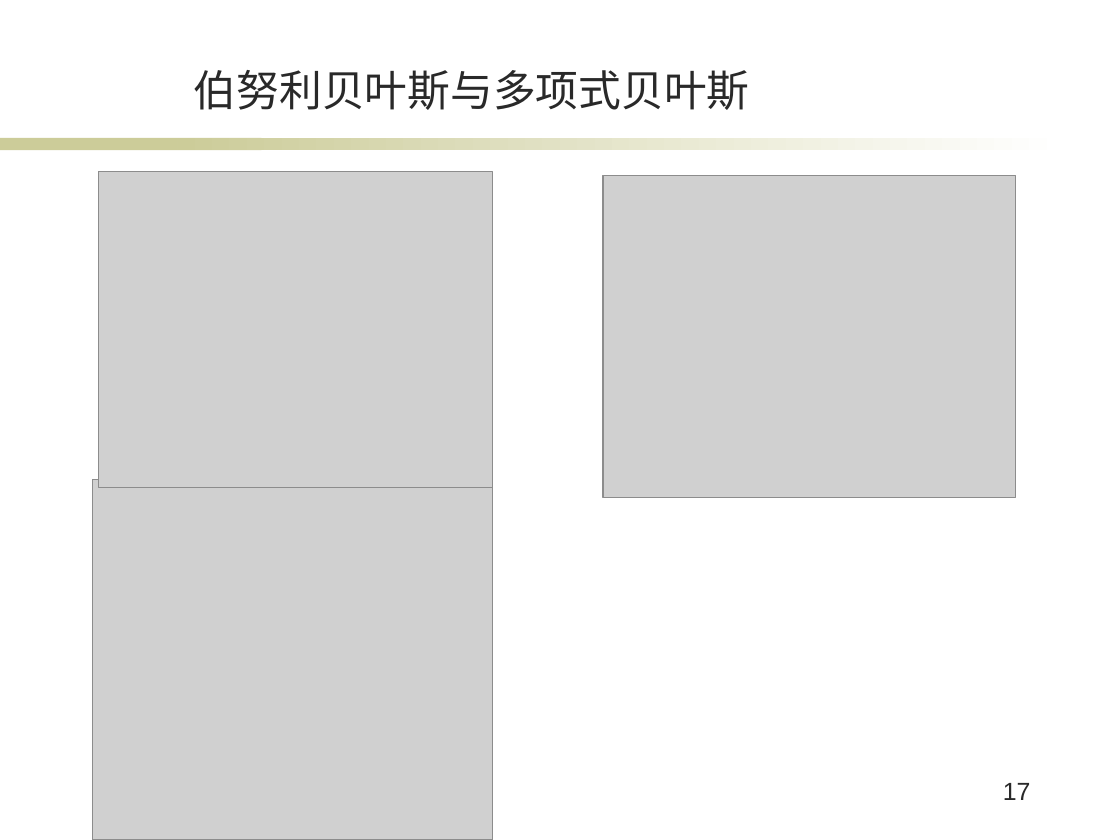
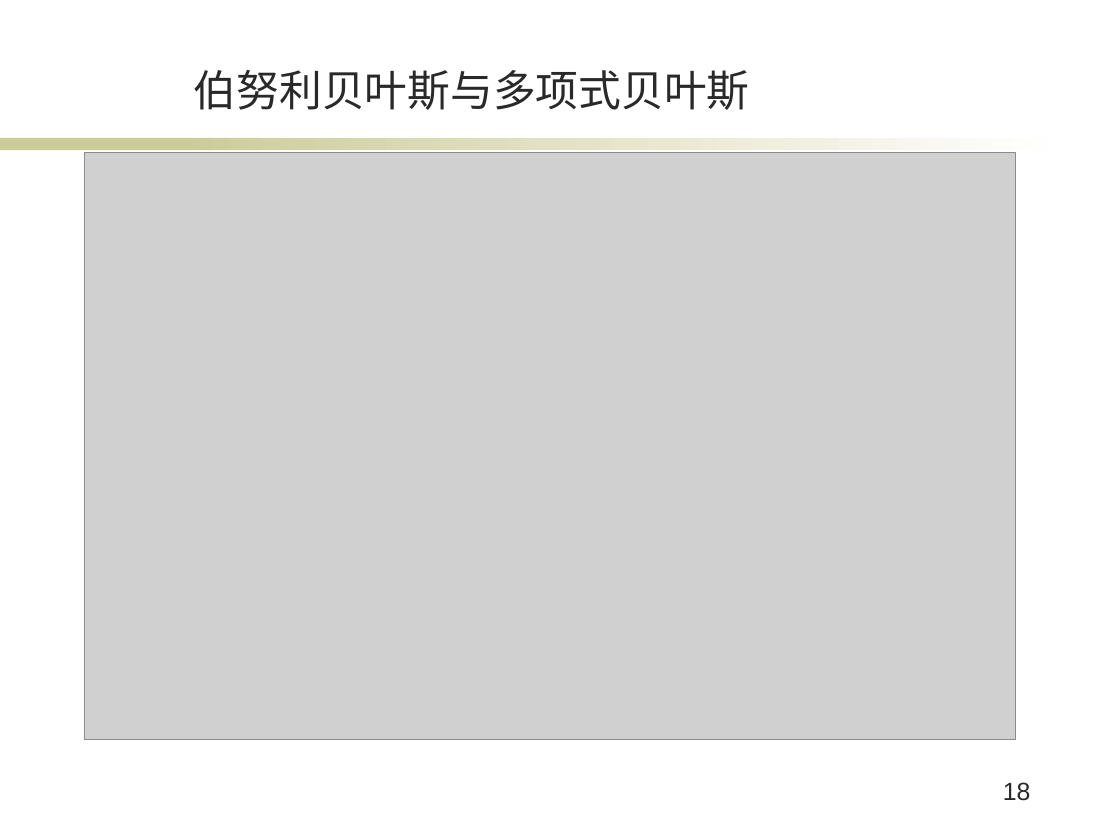
Before and after one commit to XuanBQ/SogouClientsPredict, a slide deck: slide 18 of bq_毕业答辩.pptx (slide 17 before the commit). Drawn at 1120x840 pixels with LibreOffice and Linux fonts; fonts in the diff are those of the drawing; grey boxes stand for pictures; background and template pictures are left out. Boxes give left, top, right and bottom in pixels: in the first picture for what was removed or moved away, otherwise in the second. Text is boxed around its words. In the diff, an @@ line names an element or a change of style, - is before the commit and + after.

```diff
--- a/bq_毕业答辩.pptx
+++ b/bq_毕业答辩.pptx
@@ picture: place and size @@
-picture at box(99, 171, 492, 487)
+picture at box(84, 152, 1016, 739)
@@ picture removed at box(603, 175, 1016, 497) @@
@@ picture removed at box(93, 479, 493, 840) @@
@@ page number at box(1003, 782, 1031, 801): text changed @@
-17
+18
```
Also in this commit, not shown: 8 other slides changed, 2 slides added, 3 other files.
